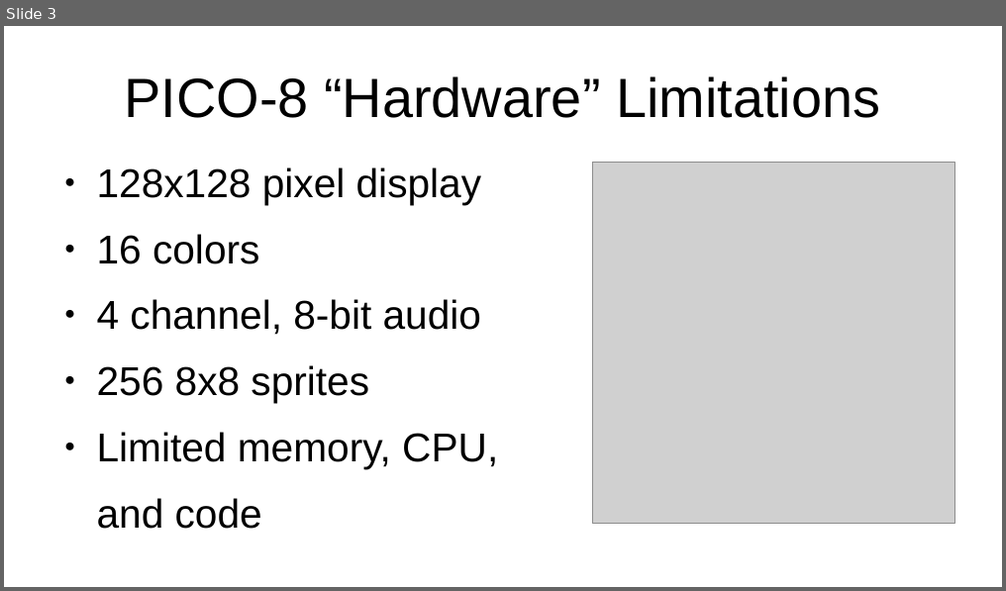
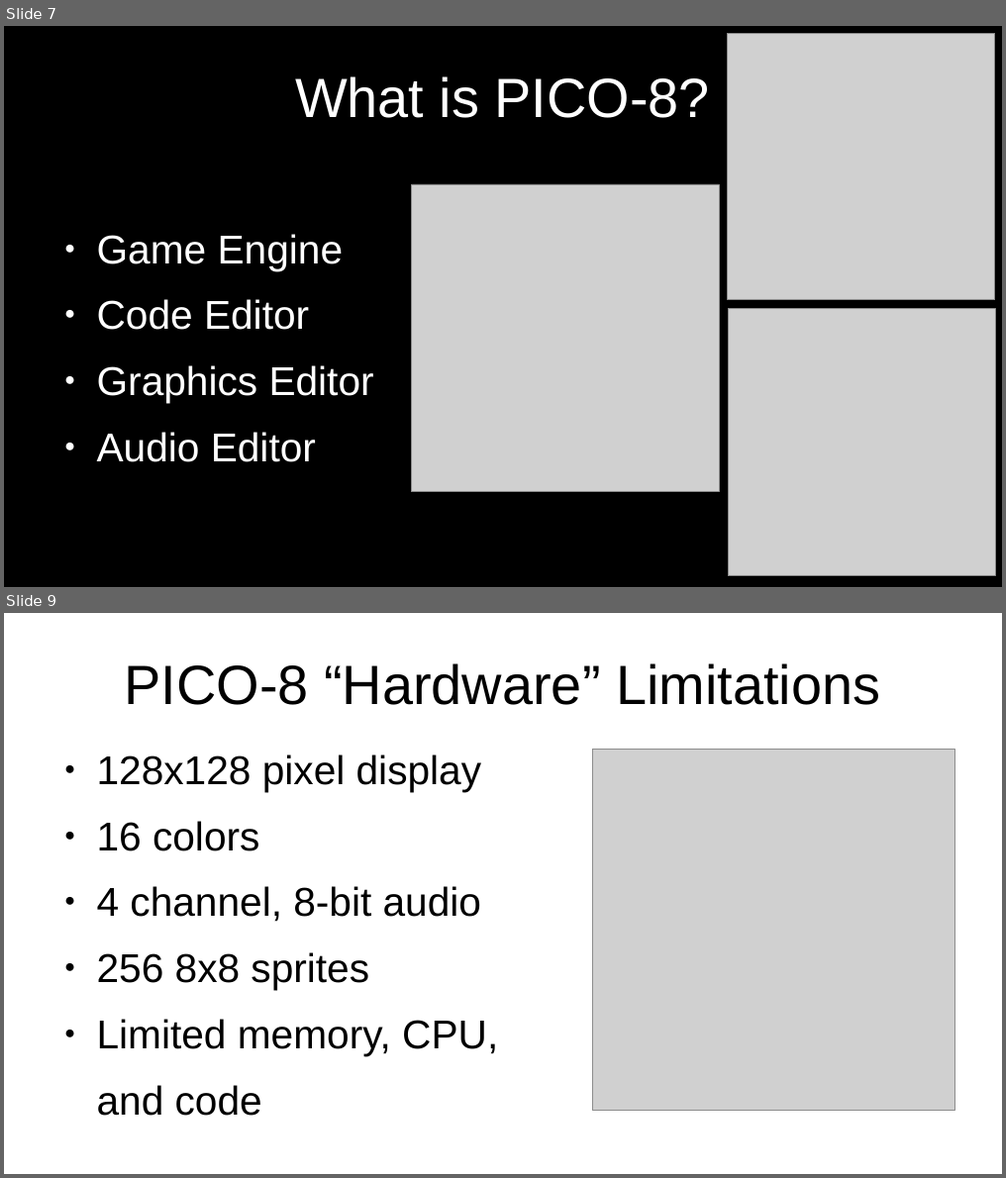
Before and after one commit to MiniMechMedia/pico8-games, a slide deck: carts/graphics-with-pico8/presentation/Graphics-With-PICO-8.odp. Shown one above the other, each under a label of ours: slide 3 before the commit, slides 7 and 9 after it; the slides between them are not shown. The pictures are 1006x591 and 1006x1178 pixels, drawn with LibreOffice and Linux fonts; fonts in the diff are those of the drawing; grey boxes stand for pictures. Boxes give left, top, right and bottom in pixels: in the first picture for what was removed or moved away, otherwise in the second. Text is boxed around its words. In the diff, an @@ line names an element or a change of style, - is before the commit and + after.

```diff
--- a/carts/graphics-with-pico8/presentation/Graphics-With-PICO-8.odp
+++ b/carts/graphics-with-pico8/presentation/Graphics-With-PICO-8.odp
@@ slide 7 added at <box>4,26,1002,587</box>, background #000000 @@
@@ picture added at <box>728,33,995,300</box> @@
@@ title added at <box>295,76,710,118</box>, 44 pt, text #FFFFFF @@
+What is PICO-8?
@@ picture added at <box>412,184,720,492</box> @@
@@ text added at <box>97,234,374,463</box>, 32 pt, text #FFFFFF @@
+● Game Engine
+● Code Editor
+● Graphics Editor
+● Audio Editor
@@ picture added at <box>729,309,996,576</box> @@
@@ what was slide 3 is now slide 9 @@
```
Also in this commit, not shown: 2 slides changed, 7 other slides added, 4 slides removed.
